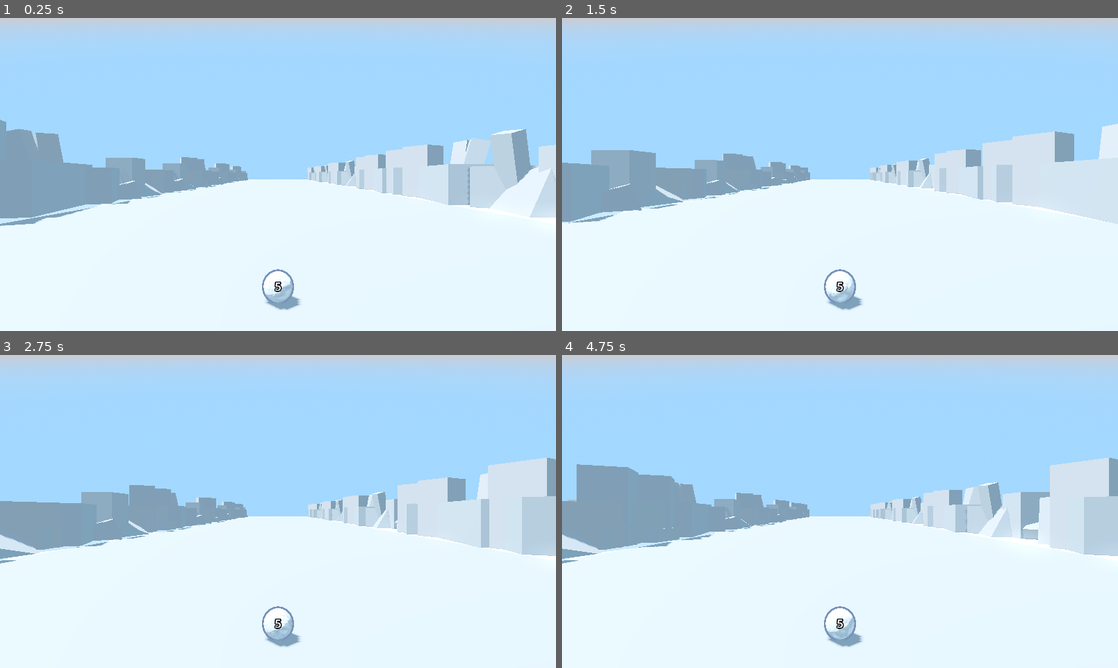
Above: before the commit, frames 1-4 (two rows, left to right).
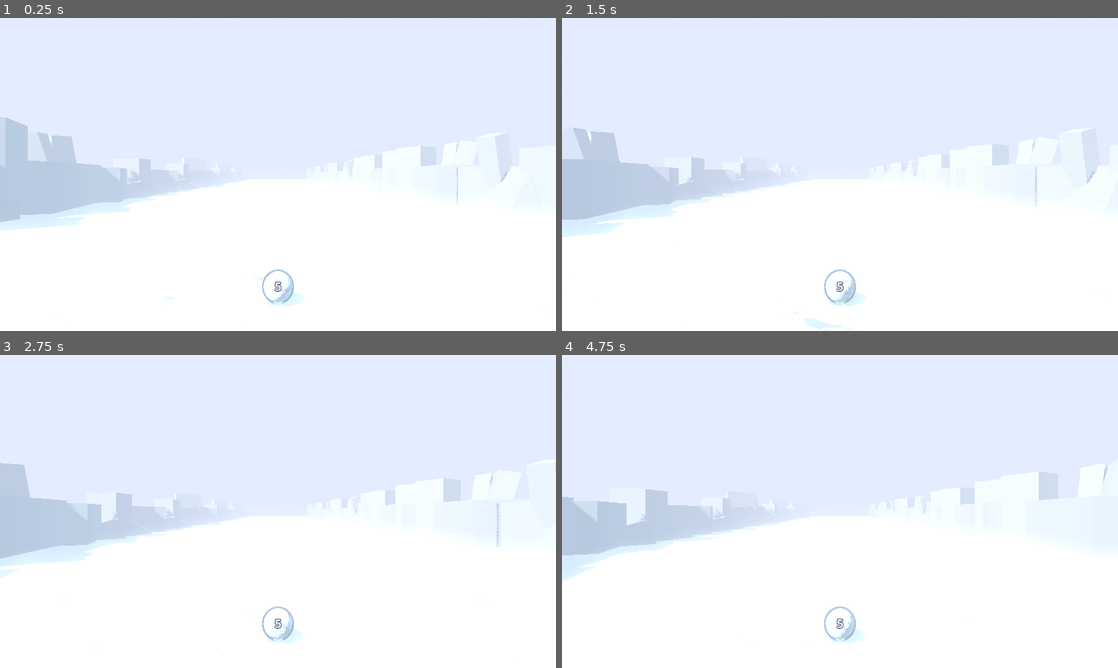
Above: after the commit, the same moments.

Repository: salmoncave/GWJ-88-Momentum-V2
Game: Godot game, scene res://main.tscn
Two runs of this game, one before a commit and one after it. Both use one fixed random seed, a clock stepped at 60 frames per second and the inputs below.
Inputs:
- Up to frame 1 (0.25 s): no input
- Up to frame 2 (1.5 s): tap Space (split) at 0.6, 1.35 s
- Up to frame 3 (2.75 s): tap Space (split) at 2.1 s
- Up to frame 4 (4.75 s): tap Space (split) at 2.85, 3.6, 4.35 s

The runs differ from the first frame. In frame 1, 57% of the frame differs, in the area x 0-100%, y 0-94%; in frame 2, 56%; in frame 3, 56%; in frame 4, 57%.

Commit message:
Added level and ball acceleration

Diff:
--- a/wildjam-88/level/chunk_path_3d.gd
+++ b/wildjam-88/level/chunk_path_3d.gd
@@ -12,6 +12,7 @@
 #@export var level_chunk_packed_scene: PackedScene
 
 var current_speed: float = 0.0
+var acceleration: float = 1.0
 var is_active: bool = true
 var _path_nodes_progress_ratios: Dictionary[PathFollow3D, float]
 
@@ -25,12 +26,13 @@
 	if Input.is_action_just_pressed("split"):
 		_spawn_new_chunk_on_path()
 	_process_path_movement(delta, current_speed)
+	#current_speed += (acceleration * delta)
 
 func _on_level_loaded() -> void:
 	_spawn_initial_chunks()
 
 func _on_level_started() -> void:
-	_start_chunk_interval_timer()
+	#_start_chunk_interval_timer()
 	is_active = true
 
 func _on_level_ended() -> void:
@@ -72,9 +74,6 @@
 	path_follow_node.progress_ratio = 0.0
 	_path_nodes_progress_ratios[path_follow_node] = path_follow_node.progress_ratio
 
-	if is_active:
-		_start_chunk_interval_timer()
-
 	return path_follow_node
 
 func _start_chunk_interval_timer() -> void:
@@ -85,12 +84,13 @@
 		_path_nodes_progress_ratios.erase(chunk_path_follow_node)
 
 	chunk_path_follow_node.queue_free.call_deferred()
+	_spawn_new_chunk_on_path()
 
 func _get_chunk_spawn_interval_seconds() -> float:
 	var interval_seconds := (
 		1  / (current_speed * (CHUNK_LENGTH / PATH_LENGTH))
 	)
-
+	print('Interval: ', interval_seconds)
 	return interval_seconds
 
 
--- a/wildjam-88/level/level.gd
+++ b/wildjam-88/level/level.gd
@@ -7,6 +7,7 @@
 var floor_speed: float = 0.0
 
 @onready var chunk_path_3d: ChunkPath3D = %ChunkPath3D
+@onready var directional_light_3d: DirectionalLight3D = %DirectionalLight3D
 
 func _ready() -> void:
 	loaded.connect(chunk_path_3d._on_level_loaded)
@@ -16,6 +17,18 @@
 	load_level()
 	await chunk_path_3d.finished_spawning_initial_chunks
 	start_game()
+
+func _physics_process(delta: float) -> void:
+	return
+	var rotation_speed: float = 10.0
+	var nighttime_rotation_mod: float = 5.0
+
+	if directional_light_3d.rotation_degrees.z < 180.0:
+		rotation_speed *= nighttime_rotation_mod
+
+	var desired_rotation_degress := directional_light_3d.rotation_degrees.z + (delta * rotation_speed)
+	desired_rotation_degress = wrapf(desired_rotation_degress, 0.0, 360.0)
+	directional_light_3d.rotation_degrees.z = desired_rotation_degress
 
 func load_level() -> void:
 	print("Level: LOADED")
--- a/wildjam-88/level/level.tscn
+++ b/wildjam-88/level/level.tscn
@@ -1,9 +1,10 @@
-[gd_scene load_steps=10 format=3 uid="uid://bq6l14mwdukbi"]
+[gd_scene load_steps=11 format=3 uid="uid://bq6l14mwdukbi"]
 
 [ext_resource type="Script" uid="uid://cla62be8vekh5" path="res://level/level.gd" id="1_7lnir"]
 [ext_resource type="PackedScene" uid="uid://cdef7vnhy7wkn" path="res://snowball/snowball.tscn" id="2_5gx2l"]
 [ext_resource type="Script" uid="uid://b7lscemcdbu3f" path="res://level/chunk_path_3d.gd" id="3_vkbyq"]
 [ext_resource type="PackedScene" uid="uid://dcjyfrjgges26" path="res://level/level_chunk/saved_chunks/level_chunk_00.tscn" id="4_ktfr2"]
+[ext_resource type="Script" uid="uid://cvp7lkhebvr6p" path="res://level/speed_manager.gd" id="6_44x8d"]
 [ext_resource type="PackedScene" uid="uid://py3bclku6aui" path="res://level/level_chunk/saved_chunks/level_chunk_01.tscn" id="6_ivpvi"]
 
 [sub_resource type="ProceduralSkyMaterial" id="ProceduralSkyMaterial_5gx2l"]
@@ -20,7 +21,9 @@
 sky = SubResource("Sky_qohg2")
 tonemap_mode = 2
 glow_enabled = true
-fog_light_color = Color(0.65428936, 0.7531683, 1, 1)
+fog_enabled = true
+fog_light_color = Color(0.79592055, 0.8555573, 0.9999979, 1)
+fog_density = 0.03
 
 [sub_resource type="Curve3D" id="Curve3D_5gx2l"]
 _data = {
@@ -36,16 +39,23 @@
 environment = SubResource("Environment_vkbyq")
 
 [node name="DirectionalLight3D" type="DirectionalLight3D" parent="."]
-transform = Transform3D(-0.60274327, -0.66039836, -0.4478556, -0.6218525, 0.037067637, 0.7822567, -0.50000006, 0.75, -0.43301266, 0, 0, 0)
+unique_name_in_owner = true
+transform = Transform3D(1.1068112e-07, -0.7660443, -0.6427876, 5.619428e-08, -0.6427876, 0.7660444, -1, -1.2090763e-07, -2.8097139e-08, 0, 0, 0)
 light_color = Color(0.8862616, 0.88626146, 0.8862615, 1)
-light_energy = 0.8
+light_energy = 0.75
 shadow_enabled = true
+
+[node name="SpeedManager" type="Node3D" parent="."]
+unique_name_in_owner = true
+script = ExtResource("6_44x8d")
 
 [node name="SnowballRoot" type="Node3D" parent="."]
 unique_name_in_owner = true
 transform = Transform3D(1, 0, 0, 0, 1, 0, 0, 0, 1, 0, -4.95, -10)
 
 [node name="Snowball" parent="SnowballRoot" instance=ExtResource("2_5gx2l")]
+unique_name_in_owner = true
+base_rotation_speed_degrees = 40.0
 
 [node name="Camera3D" type="Camera3D" parent="SnowballRoot"]
 transform = Transform3D(1, 0, 0, 0, 0.8660254, 0.5, 0, -0.5, 0.8660254, 0, 3.25, 2.5)
@@ -56,9 +66,8 @@
 transform = Transform3D(1, 0, 0, 0, 0.8660254, 0.5, 0, -0.5, 0.8660254, 0, 0, 0)
 curve = SubResource("Curve3D_5gx2l")
 script = ExtResource("3_vkbyq")
-base_speed = 5.0
-chunk_scene_weights = Dictionary[PackedScene, float]({
-ExtResource("4_ktfr2"): 1.0,
+chunk_scene_weights = Dictionary[PackedScene, int]({
+ExtResource("4_ktfr2"): 1,
 ExtResource("6_ivpvi"): 1
 })
 
--- a/wildjam-88/level/level_chunk/level_chunk_base.tscn
+++ b/wildjam-88/level/level_chunk/level_chunk_base.tscn
@@ -1,6 +1,24 @@
-[gd_scene load_steps=3 format=3 uid="uid://datum5ydunlxc"]
+[gd_scene load_steps=7 format=3 uid="uid://datum5ydunlxc"]
 
 [ext_resource type="Script" uid="uid://o4phs8llnxvc" path="res://level/level_chunk/level_chunk.gd" id="1_a4psx"]
+
+[sub_resource type="Gradient" id="Gradient_a4psx"]
+
+[sub_resource type="FastNoiseLite" id="FastNoiseLite_a4psx"]
+noise_type = 0
+fractal_type = 2
+
+[sub_resource type="NoiseTexture2D" id="NoiseTexture2D_mn2hs"]
+noise = SubResource("FastNoiseLite_a4psx")
+color_ramp = SubResource("Gradient_a4psx")
+seamless = true
+in_3d_space = true
+as_normal_map = true
+bump_strength = 15.0
+
+[sub_resource type="StandardMaterial3D" id="StandardMaterial3D_a4psx"]
+normal_enabled = true
+normal_texture = SubResource("NoiseTexture2D_mn2hs")
 
 [sub_resource type="StandardMaterial3D" id="StandardMaterial3D_a5jfq"]
 
@@ -8,18 +26,20 @@
 script = ExtResource("1_a4psx")
 
 [node name="CSGBox3D" type="CSGBox3D" parent="."]
-size = Vector3(20, 1, 10)
+transform = Transform3D(1, 0, 0, 0, 1, 0, 0, 0, 1, -0.02427864, 0, -0.0028100014)
+size = Vector3(20, 1, 10.1)
+material = SubResource("StandardMaterial3D_a4psx")
 
 [node name="LeftCSGCombiner3D" type="CSGCombiner3D" parent="."]
 
 [node name="SpacerCSGBox3D" type="CSGBox3D" parent="LeftCSGCombiner3D"]
 transform = Transform3D(1, 0, 0, 0, 1, 0, 0, 0, 1, -12.5, 0, 0)
-size = Vector3(5, 1, 10)
+size = Vector3(5, 1, 10.1)
 material = SubResource("StandardMaterial3D_a5jfq")
 
 [node name="RightCSGCombiner3D" type="CSGCombiner3D" parent="."]
 
 [node name="SpacerCSGBox3D" type="CSGBox3D" parent="RightCSGCombiner3D"]
 transform = Transform3D(1, 0, 0, 0, 1, 0, 0, 0, 1, 12.5, 0, 0)
-size = Vector3(5, 1, 10)
+size = Vector3(5, 1, 10.1)
 material = SubResource("StandardMaterial3D_a5jfq")
--- /dev/null
+++ b/wildjam-88/level/speed_manager.gd
@@ -0,0 +1,23 @@
+class_name SpeedManager extends Node3D
+
+@export var speed: float = 1.0
+@export var acceleration: float = 0.15
+
+@onready var snowball: Snowball = %Snowball
+@onready var chunk_path_3d: ChunkPath3D = %ChunkPath3D
+
+func _physics_process(delta: float) -> void:
+	_process_speed_operations(delta)
+	pass
+
+func _process_speed_operations(delta: float) -> void:
+	speed += acceleration * delta
+	speed = snappedf(speed, 0.001)
+	speed = clampf(speed, 0.0, 15.0)
+
+	snowball.apply_rotation(delta)
+	snowball.rotation_speed_degrees += (acceleration * snowball.base_rotation_speed_degrees) * delta
+	#print('snowball rotation speed: ', snowball.rotation_speed_degrees)
+
+	chunk_path_3d.current_speed = speed
+	print('Speed: ', speed)
--- a/wildjam-88/snowball/snowball.gd
+++ b/wildjam-88/snowball/snowball.gd
@@ -4,10 +4,14 @@
 @onready var rigid_body_3d: RigidBody3D = %RigidBody3D
 @onready var collision_shape_3d: CollisionShape3D = %CollisionShape3D
 
-func _physics_process(delta: float) -> void:
-	apply_rotation(delta, 100.0)
+var rotation_speed_degrees: float = 50.0
 
-func apply_rotation(delta: float, rotation_speed_degrees: float) -> void:
+@export var base_rotation_speed_degrees: float = 50.0
+
+func _init() -> void:
+	rotation_speed_degrees = base_rotation_speed_degrees
+
+func apply_rotation(delta: float) -> void:
 	var rotation_value := transform_root.rotation_degrees.x + (delta * -rotation_speed_degrees)
 	rotation_value = wrapf(rotation_value, 0.0, 360.0)
 
Not shown, added: wildjam-88/level/speed_manager.gd.uid
